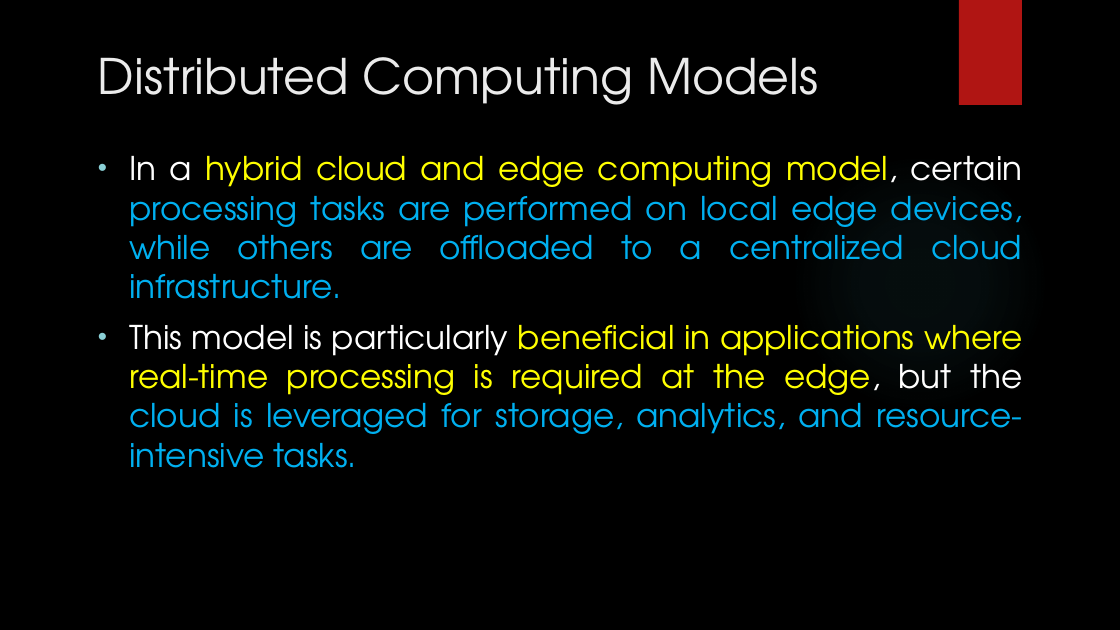
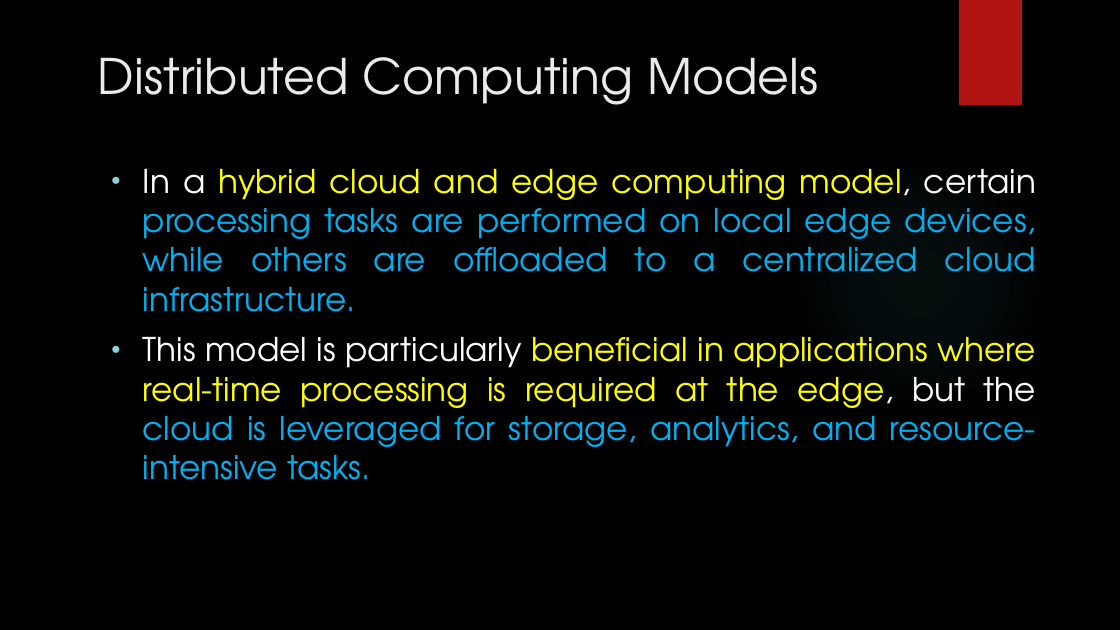
Before and after one commit to rommxl/Lab-experiments, a slide deck: slide 35 of DC/ppts/Chapter1_Lecture4.pptx. Drawn at 1120x630 pixels with LibreOffice and Linux fonts; fonts in the diff are those of the drawing; background and template pictures are left out. Boxes give left, top, right and bottom in pixels: in the first picture for what was removed or moved away, otherwise in the second. Text is boxed around its words. In the diff, an @@ line names an element or a change of style, - is before the commit and + after.

Commit message:
ppts and assignments

```diff
--- a/DC/ppts/Chapter1_Lecture4.pptx
+++ b/DC/ppts/Chapter1_Lecture4.pptx
@@ text "In a hybrid cloud and ...": place and size @@
-text "In a hybrid cloud and ..." at <box>129,156,1022,468</box>
+text "In a hybrid cloud and ..." at <box>143,169,1036,480</box>
```
Also in this commit, not shown: 15 other files.
